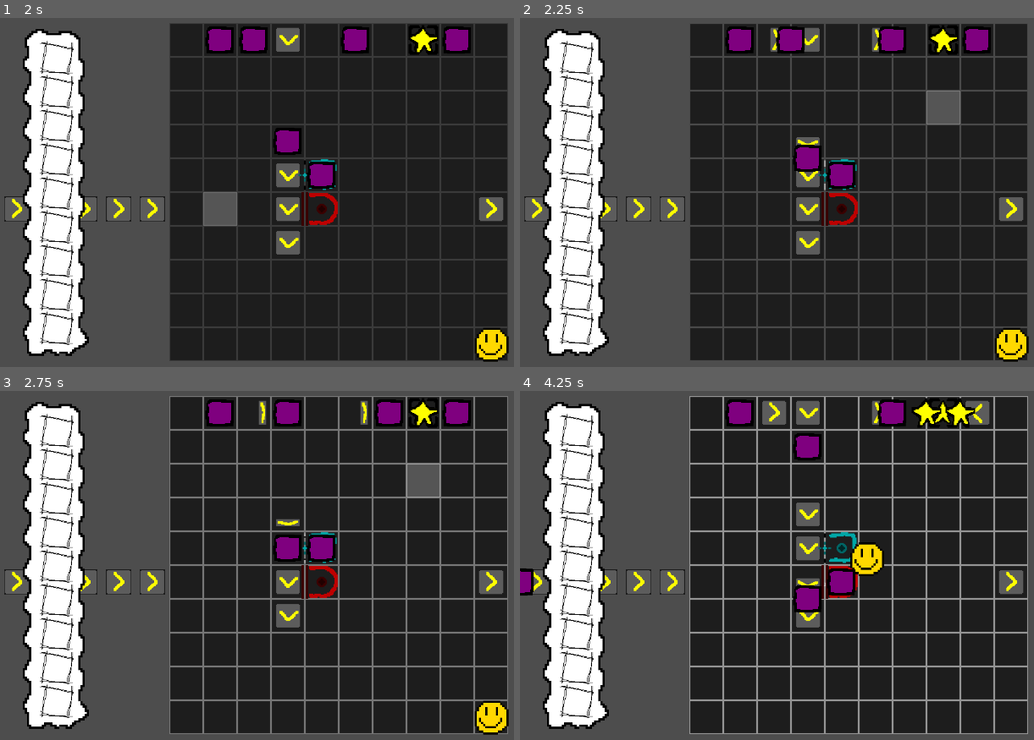
Above: before the commit, frames 1-4 (two rows, left to right).
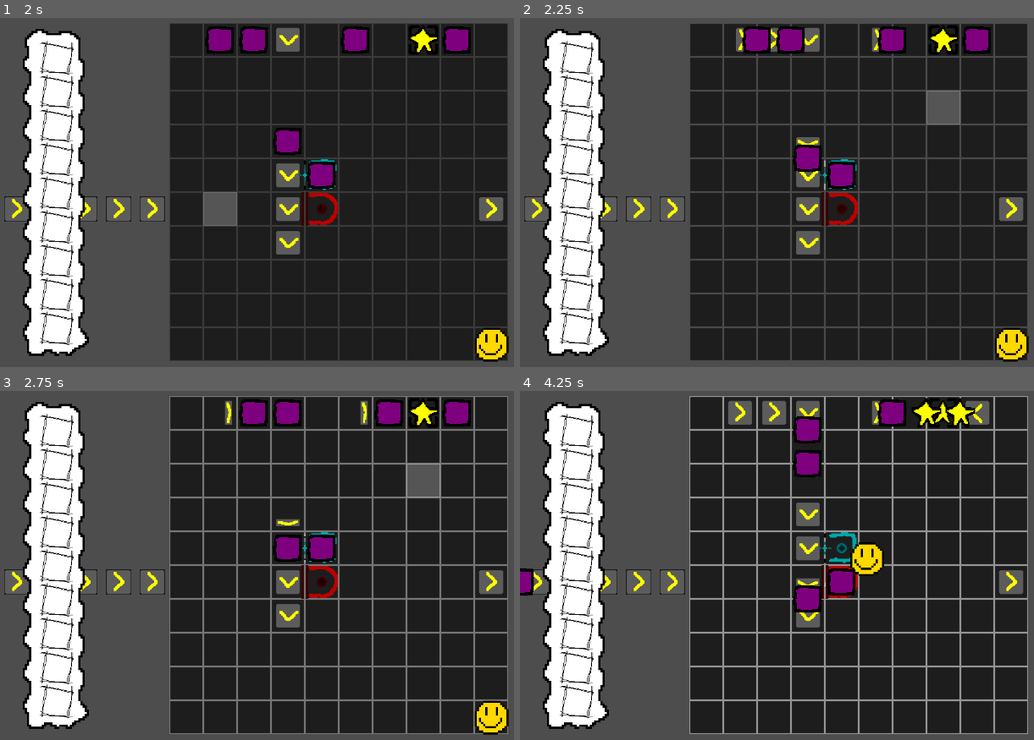
Above: after the commit, the same moments.

Repository: Stev51/gmtk-jam-2025
Game: Godot game, scene res://scenes/main.tscn
The game is run twice, just before and just after one commit, with the same random seed, the same clock (stepped at 60 frames per second) and the same inputs.
Inputs (mouse positions are in pixels of both pictures, inside the frame that each line leads up to):
- Up to frame 1 (2 s): tap Enter at 0.5 s; move the mouse to (488, 171) at 0.52 s; hold Right (ui_right) 0.53-1.28 s; tap E at 0.6, 1.35 s; click (488, 171) at 0.67 s; move the mouse to (205, 209) at 1.27 s; hold Down (ui_down) from 1.28 s (still down); click (205, 209) at 1.42 s
- Up to frame 2 (2.25 s): move the mouse to (926, 108) at 2.02 s; release Down (ui_down) at 2.03 s; hold Right (ui_right) from 2.03 s (still down); tap E at 2.1 s; click (926, 108) at 2.17 s
- Up to frame 3 (2.75 s): keep holding Right (ui_right)
- Up to frame 4 (4.25 s): move the mouse to (823, 642) at 2.77 s; release Right (ui_right) at 2.78 s; hold Up (ui_up) 2.78-3.53 s; tap E at 2.85, 3.6 s; click (823, 642) at 2.92 s; move the mouse to (outside the picture) at 3.52 s; hold Left (ui_left) from 3.53 s (still down); click (outside the picture) at 3.67 s

Frame 1 is identical in both runs. In frame 2, 0.6% of the frame differs, in the area x 40-51%, y 2-11%; in frame 3, 0.8%; in frame 4, 1.2%, in the area x 40-59%, y 2-25%.

Commit message:
Add pushing on both layers

Diff:
--- a/scripts/mechanism/combiner.gd
+++ b/scripts/mechanism/combiner.gd
@@ -16,6 +16,3 @@
 	if mechOnTop == null: return
 	if !mechOnTop.connectMech(dir):
 		field.deferBackgroundMechanismUpdate(getCoordinateVector())
-
-func simulatePush(directionToMove: Util.Direction, pushType: PushType) -> bool:
-	return false
--- a/scripts/mechanism/cutter.gd
+++ b/scripts/mechanism/cutter.gd
@@ -16,6 +16,3 @@
 	if mechOnTop == null: return
 	if !mechOnTop.disconnectMech(dir):
 		field.deferBackgroundMechanismUpdate(getCoordinateVector())
-
-func simulatePush(directionToMove: Util.Direction, pushType: PushType) -> bool:
-	return false
--- a/scripts/mechanism/mechanism.gd
+++ b/scripts/mechanism/mechanism.gd
@@ -70,7 +70,7 @@
 	if pushType == PushType.INPUT && newPosition.x > Field.PLAYER_MAP_END.x:
 		simulationResult = false
 		return simulationResult
-	var objectInWay: Mechanism = field.getForegroundVector(newPosition)
+	var objectInWay: Mechanism = field.getMechanismVector(newPosition, ground)
 	if objectInWay != null && !objectInWay.simulatePush(directionToMove, pushType):
 		simulationResult = false
 		return simulationResult
@@ -83,7 +83,7 @@
 		var adjPosition: Vector2i = Util.offset(Vector2i(x, y), dir)
 		if adjPosition.x < 0 || adjPosition.x >= Field.GRID_WIDTH || adjPosition.y < 0 || adjPosition.y >= Field.GRID_HEIGHT: continue
 
-		var adjMech: Mechanism = field.getForegroundVector(adjPosition)
+		var adjMech: Mechanism = field.getMechanismVector(adjPosition, ground)
 		if !adjMech.simulatePush(directionToMove, pushType):
 			simulationResult = false
 			return simulationResult
@@ -96,13 +96,13 @@
 	if pushed: return
 	pushed = true
 	var newPosition: Vector2i = Util.offset(Vector2i(x, y), directionToMove)
-	var objectInWay: Mechanism = field.getForegroundVector(newPosition)
+	var objectInWay: Mechanism = field.getMechanismVector(newPosition, ground)
 	if objectInWay != null:
 		objectInWay.push(directionToMove)
 
-	field.setForegroundVector(newPosition, self)
-	field.setForegroundMechanism(self.x, self.y, null)
-	field.deferBackgroundMechanismUpdate(newPosition)
+	field.setMechanismVector(newPosition, self, ground)
+	field.setMechanism(self.x, self.y, null, ground)
+	if ground == Field.FOREGROUND: field.deferBackgroundMechanismUpdate(newPosition)
 	self.oldPos = Field.toSceneCoord(self.x, self.y)
 	self.x = newPosition.x
 	self.y = newPosition.y
@@ -116,7 +116,7 @@
 		# Find position adjacent to where we used to be
 		var adjPosition: Vector2i = Util.offset(Util.offset(Vector2i(x, y), dir), Util.reverse(directionToMove))
 		if adjPosition.x < 0 || adjPosition.x >= Field.GRID_WIDTH || adjPosition.y < 0 || adjPosition.y >= Field.GRID_HEIGHT: continue
-		var adjMech: Mechanism = field.getForegroundVector(adjPosition)
+		var adjMech: Mechanism = field.getMechanismVector(adjPosition, ground)
 		if adjMech != null: adjMech.push(directionToMove)
 
 func playerPush(directionToMove: Util.Direction) -> void:
--- a/scripts/mechanism/painter.gd
+++ b/scripts/mechanism/painter.gd
@@ -17,6 +17,3 @@
 	var mech = field.getForegroundMechanism(x, y)
 	if is_instance_of(mech, Box):
 		mech.updateColor(color)
-
-func simulatePush(directionToMove: Util.Direction, pushType: PushType) -> bool:
-	return false
--- a/scripts/mechanism/pusher.gd
+++ b/scripts/mechanism/pusher.gd
@@ -21,6 +21,3 @@
 			self.node.play()
 			object.push(self.dir)
 		else: field.deferBackgroundMechanismUpdate(getCoordinateVector())
-
-func simulatePush(directionToMove: Util.Direction, pushType: PushType) -> bool:
-	return false
--- a/scripts/world.gd
+++ b/scripts/world.gd
@@ -119,6 +119,22 @@
 func setBackgroundVector(pos: Vector2i, mech: Mechanism) -> Mechanism:
 	return setBackgroundMechanism(pos.x, pos.y, mech)
 
+func getMechanism(x: int, y: int, ground: int) -> Mechanism:
+	if ground == FOREGROUND: return getForegroundMechanism(x, y)
+	else: return getBackgroundMechanism(x, y)
+
+func getMechanismVector(pos: Vector2i, ground: int) -> Mechanism:
+	if ground == FOREGROUND: return getForegroundMechanism(pos.x, pos.y)
+	else: return getBackgroundMechanism(pos.x, pos.y)
+
+func setMechanism(x: int, y: int, mech: Mechanism, ground: int):
+	if ground == FOREGROUND: setForegroundMechanism(x, y, mech)
+	else: setBackgroundMechanism(x, y, mech)
+
+func setMechanismVector(pos: Vector2i, mech: Mechanism, ground: int):
+	if ground == FOREGROUND: setForegroundMechanism(pos.x, pos.y, mech)
+	else: setBackgroundMechanism(pos.x, pos.y, mech)
+
 func _ready():
 	map.resize(GRID_WIDTH)
 	for x in GRID_WIDTH:
@@ -126,7 +142,7 @@
 		column.resize(GRID_HEIGHT)
 		map[x] = column
 
-	addMechanism(Pusher.new(self, 11, 10, Util.Direction.UP))
+	addMechanism(Pusher.new(self, 11, 10, Util.Direction.RIGHT))
 	addMechanism(Pusher.new(self, 12, 10, Util.Direction.RIGHT))
 	addMechanism(Box.new(self, 11, 10))
 	addMechanism(Box.new(self, 12, 10))
